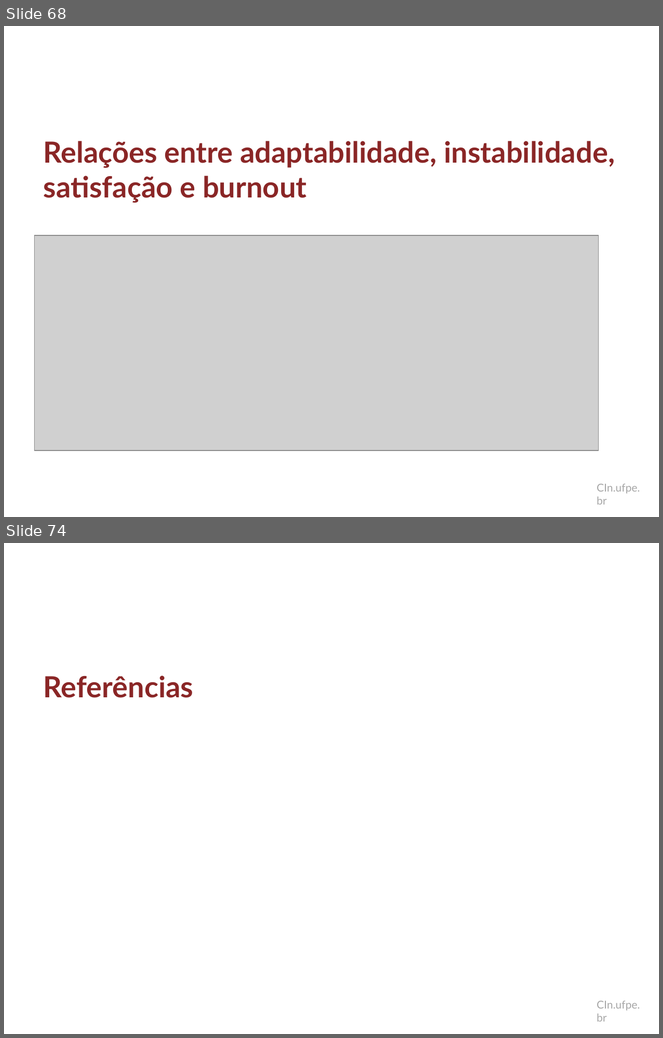
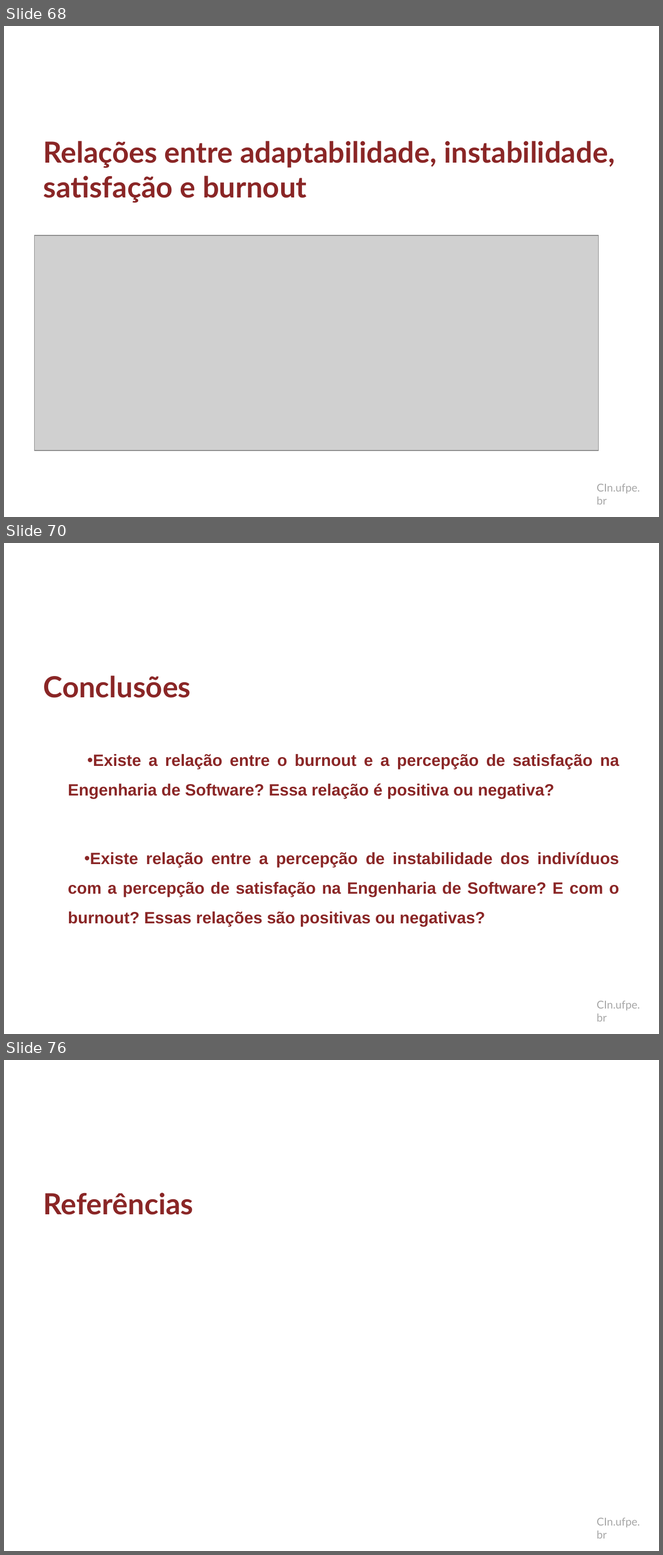
Before and after one commit to dan1lo/doutoradoR, a slide deck: apresentacao doutorado.pptx. Shown one above the other, each under a label of ours: slides 68 and 74 before the commit, slides 68, 70 and 76 after it; the slides between them are not shown. The pictures are 663x1038 and 663x1555 pixels, drawn with LibreOffice and Linux fonts; fonts in the diff are those of the drawing; grey boxes stand for pictures; background and template pictures are left out. Boxes give left, top, right and bottom in pixels: in the first picture for what was removed or moved away, otherwise in the second. Text is boxed around its words. In the diff, an @@ line names an element or a change of style, - is before the commit and + after.

```diff
--- a/apresentacao doutorado.pptx
+++ b/apresentacao doutorado.pptx
@@ slide 70 added at bbox=[4, 543, 659, 1034], background #FFFFFF; not listed: 1 template element that a slide beside it also shows @@
@@ title added at bbox=[44, 676, 191, 698], 32 pt, text #8A2626, bold @@
+Conclusões
@@ text added at bbox=[68, 754, 620, 927], 18 pt, text #8A2626, bold @@
+• Existe a relação entre o burnout e a percepção de satisfação na Engenharia de Software? Essa relação é positiva ou negativa?
+• Existe relação entre a percepção de instabilidade dos indivíduos com a percepção de satisfação na Engenharia de Software? E com o burnout? Essas relações são positivas ou negativas?
@@ what was slide 74 is now slide 76 @@
```
Also in this commit, not shown: 1 slide changed, 6 other slides added, 5 slides removed.
